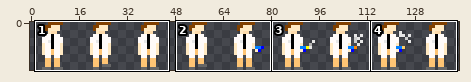
Sprite sheet: src/assets/graphics/spence.png. Above: a wide view before the commit, with the close-up outlined.
Close-up. Before the commit:
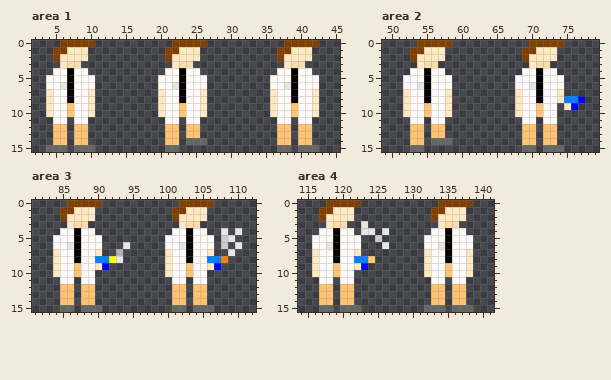
The file is 144x16 pixels. Shown: area 1: x 2..45, y 0..15; area 2: x 49..79, y 0..15; area 3: x 81..112, y 0..15; area 4: x 114..141, y 0..15. The wide view leaves out empty margins.
And afterwards:
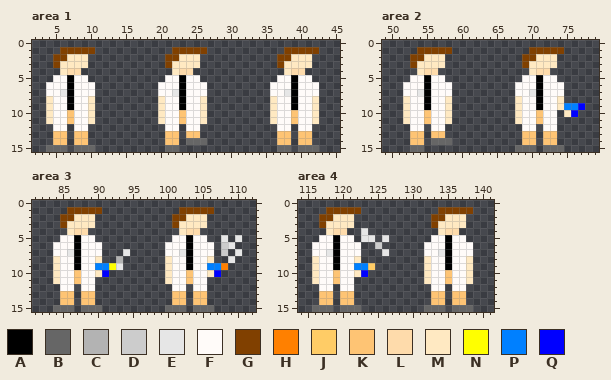
Palette (. is transparent): A #000000  B #666666  C #b3b3b3  D #cccccc  E #e6e6e6  F #fffbf9  G #804000  H #ff8000  J #ffcc66  K #fec474  L #fedbab  M #ffe9c2  N #ffff00  P #0080ff  Q #0000ff
Diff:
--- area 1
@@ x 2..45 @@
- 0 ....GGGGG...........GGGGG...........GGGGG...
- 1 ...GGMMM...........GGMMM...........GGMMM....
- 2 ...GMMMM...........GMMMM...........GMMMM....
- 3 ....MLL.............MLL.............MLL.....
- 4 ...FFAFF...........FFAFF...........FFAFF....
- 5 ..FFFAFFF.........FFFAFFF.........FFFAFFF...
- 6 ..FFEAFFF.........FFEAFFF.........FFEAFFF...
- 7 ..MFFAFFM.........MFFAFFM.........MFFAFFM...
+ 0 ............................................
+ 1 ....GGGGG...........GGGGG...........GGGGG...
+ 2 ...GGMMM...........GGMMM...........GGMMM....
+ 3 ...GMMMM...........GMMMM...........GMMMM....
+ 4 ....MLL.............MLL.............MLL.....
+ 5 ...FFAFF...........FFAFF...........FFAFF....
+ 6 ..FFFAFFF.........FFFAFFF.........FFFAFFF...
+ 7 ..FFEAFFF.........FFEAFFF.........FFEAFFF...
  8 ..MFFAFFM.........MFFAFFM.........MFFAFFM...
- 9 ..MFFKFFM.........MFFKFFM.........MFFKFFM...
+ 9 ..MFFAFFM.........MFFAFFM.........MFFAFFM...
 10 ..MFFKFFM.........MFFKFFM.........MFFKFFM...
-11 ...FF.FF...........FF.FF...........FF.FF....
-12 ...KK.KK...........KK.KK...........KK.KK....
+11 ..MFFKFFM.........MFFKFFM.........MFFKFFM...
+12 ...FF.FF...........FF.FF...........FF.FF....
 13 ...KK.KK...........KK.KK...........KK.KK....
--- area 2
@@ x 49..79 @@
- 0 .....GGGGG...........GGGGG.....
- 1 ....GGMMM...........GGMMM......
- 2 ....GMMMM...........GMMMM......
- 3 .....MLL.............MLL.......
- 4 ....FFAFF...........FFAFF......
- 5 ...FFFAFFF.........FFFAFFF.....
- 6 ...FFEAFFF.........FFEAFFF.....
- 7 ...MFFAFFM.........MFFAFFM.....
- 8 ...MFFAFFM.........MFFAFFMPPQ..
- 9 ...MFFKFFM.........MFFKFF.MQ...
-10 ...MFFKFFM.........MFFKFF......
-11 ....FF.FF...........FF.FF......
-12 ....KK.KK...........KK.KK......
+ 0 ...............................
+ 1 .....GGGGG...........GGGGG.....
+ 2 ....GGMMM...........GGMMM......
+ 3 ....GMMMM...........GMMMM......
+ 4 .....MLL.............MLL.......
+ 5 ....FFAFF...........FFAFF......
+ 6 ...FFFAFFF.........FFFAFFF.....
+ 7 ...FFEAFFF.........FFEAFFF.....
+ 8 ...MFFAFFM.........MFFAFFM.....
+ 9 ...MFFAFFM.........MFFAFFMPPQ..
+10 ...MFFKFFM.........MFFKFF.MQ...
+11 ...MFFKFFM.........MFFKFF......
+12 ....FF.FF...........FF.FF......
 13 ....KK.KK...........KK.KK......
 14 ....KK.BBB..........KK.KK......
-15 ....BB..............BB.BBB.....
+15 ....BB.............BBB.BBB.....
--- area 3
@@ x 81..112 @@
- 0 .....GGGGG...........GGGGG......
- 1 ....GGMMM...........GGMMM.......
- 2 ....GMMMM...........GMMMM.......
- 3 .....MLL.............MLL........
- 4 ....FFAFF...........FFAFF..E.E..
- 5 ...FFFAFFF.........FFFAFFF.DE...
- 6 ...FFEAFFF...E.....FFEAFFF.D.E..
- 7 ...MFFAFFM..C......MFFAFFM..E...
- 8 ...MFFAFFPPNE......MFFAFFPPH....
- 9 ...MFFKFFMQ........MFFKFFMQ.....
-10 ...MFFKFF..........MFFKFF.......
-11 ....FF.FF...........FF.FF.......
-12 ....KK.KK...........KK.KK.......
+ 0 ................................
+ 1 .....GGGGG...........GGGGG......
+ 2 ....GGMMM...........GGMMM.......
+ 3 ....GMMMM...........GMMMM.......
+ 4 .....MLL.............MLL........
+ 5 ....FFAFF...........FFAFF..E.E..
+ 6 ...FFFAFFF.........FFFAFFF.DE...
+ 7 ...FFEAFFF...E.....FFEAFFF.D.E..
+ 8 ...MFFAFFM..C......MFFAFFM..E...
+ 9 ...MFFAFFPPNE......MFFAFFPPH....
+10 ...MFFKFFMQ........MFFKFFMQ.....
+11 ...MFFKFF..........MFFKFF.......
+12 ....FF.FF...........FF.FF.......
 13 ....KK.KK...........KK.KK.......
 14 ....KK.KK...........KK.KK.......
-15 ....BB.BBB..........BB.BBB......
+15 ...BBB.BBB.........BBB.BBB......
--- area 4
@@ x 114..141 @@
- 0 ....GGGGG...........GGGGG...
- 1 ...GGMMM...........GGMMM....
- 2 ...GMMMM...........GMMMM....
- 3 ....MLL..E..........MLL.....
- 4 ...FFAFF.EE.E......FFAFF....
- 5 ..FFFAFFF..D......FFFAFFF...
- 6 ..FFEAFFF...E.....FFEAFFF...
- 7 ..MFFAFFM.........MFFAFFM...
- 8 ..MFFAFFPPJ.......MFFAFFM...
- 9 ..MFFKFFMQ........MFFKFFM...
-10 ..MFFKFF..........MFFKFFM...
-11 ...FF.FF...........FF.FF....
-12 ...KK.KK...........KK.KK....
+ 0 ............................
+ 1 ....GGGGG...........GGGGG...
+ 2 ...GGMMM...........GGMMM....
+ 3 ...GMMMM...........GMMMM....
+ 4 ....MLL..E..........MLL.....
+ 5 ...FFAFF.EE.E......FFAFF....
+ 6 ..FFFAFFF..D......FFFAFFF...
+ 7 ..FFEAFFF...E.....FFEAFFF...
+ 8 ..MFFAFFM.........MFFAFFM...
+ 9 ..MFFAFFPPJ.......MFFAFFM...
+10 ..MFFKFFMQ........MFFKFFM...
+11 ..MFFKFF..........MFFKFFM...
+12 ...FF.FF...........FF.FF....
 13 ...KK.KK...........KK.KK....
 14 ...KK.KK...........KK.KK....
-15 ...BB.BBB.........BBB.BBB...
+15 ..BBB.BBB.........BBB.BBB...
